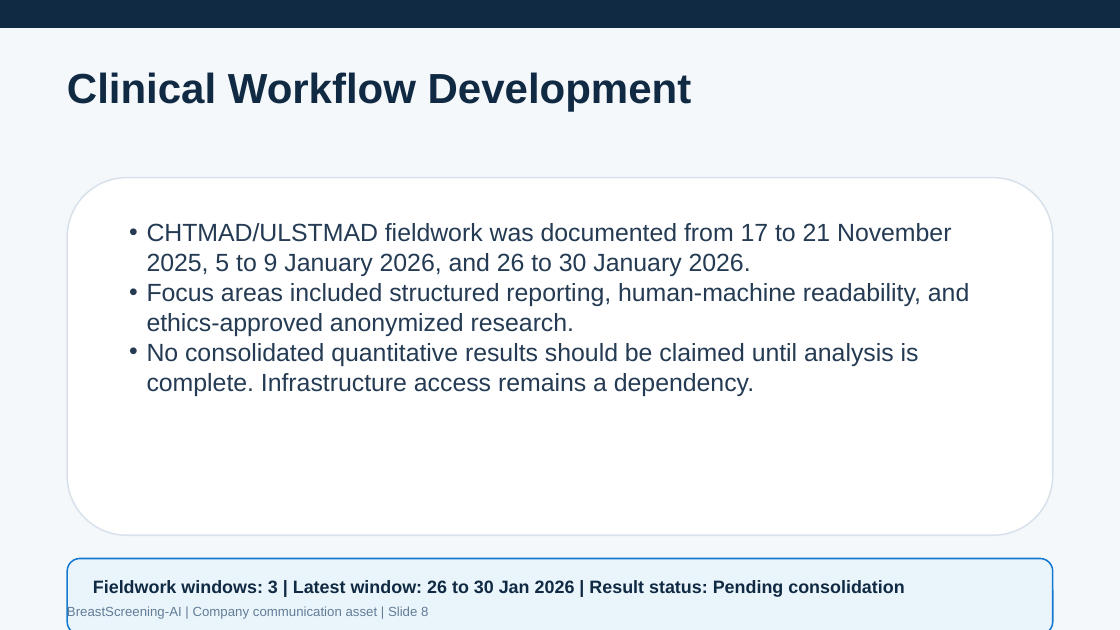
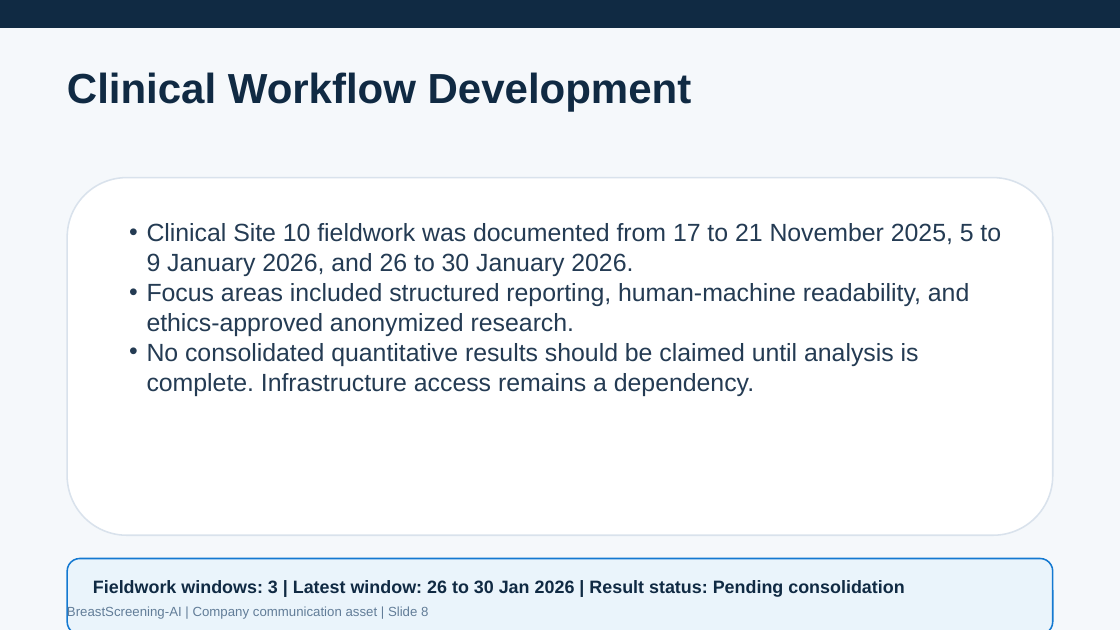
Before and after one commit to BreastScreeningAI/breastscreeningai.github.io, a slide deck: slide 8 of media/reports/generated/breastscreeningai_ir_presentation_2026.pptx. Drawn at 1120x630 pixels with LibreOffice and Linux fonts; fonts in the diff are those of the drawing. Boxes give left, top, right and bottom in pixels: in the first picture for what was removed or moved away, otherwise in the second. Text is boxed around its words. In the diff, an @@ line names an element or a change of style, - is before the commit and + after.

```diff
--- a/media/reports/generated/breastscreeningai_ir_presentation_2026.pptx
+++ b/media/reports/generated/breastscreeningai_ir_presentation_2026.pptx
@@ text in rounded rectangle at bbox=[147, 223, 1001, 276]: text changed @@
-• CHTMAD/ULSTMAD fieldwork was documented from 17 to 21 November 2025, 5 to 9 January 2026, and 26 to 30 January 2026.
+• Clinical Site 10 fieldwork was documented from 17 to 21 November 2025, 5 to 9 January 2026, and 26 to 30 January 2026.
```
Also in this commit, not shown: 3 other slides changed, 6 other files.
